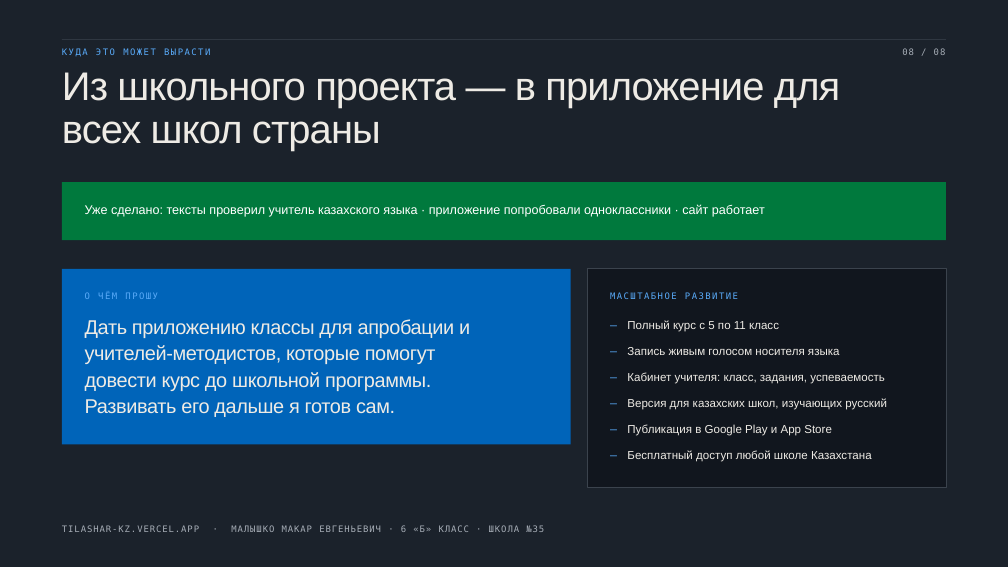
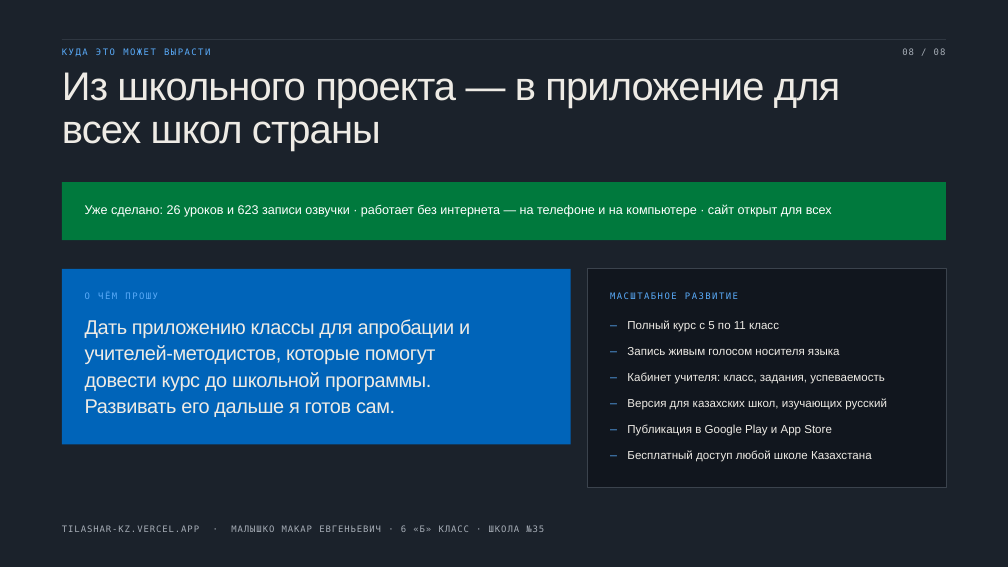
Before and after one commit to s-chaikovskiy/grammarquest-web, a slide deck: slide 8 of презентация/Тілашар-защита.pptx. Drawn at 1008x567 pixels with LibreOffice and Linux fonts; fonts in the diff are those of the drawing. Boxes give left, top, right and bottom in pixels: in the first picture for what was removed or moved away, otherwise in the second. Text is boxed around its words. In the diff, an @@ line names an element or a change of style, - is before the commit and + after.

```diff
--- a/презентация/Тілашар-защита.pptx
+++ b/презентация/Тілашар-защита.pptx
@@ text at (85,204,832,217): text changed @@
-Уже сделано: тексты проверил учитель казахского языка · приложение попробовали одноклассники · сайт работает
+Уже сделано: 26 уроков и 623 записи озвучки · работает без интернета — на телефоне и на компьютере · сайт открыт для всех
```
Also in this commit, not shown: 5 other files.
